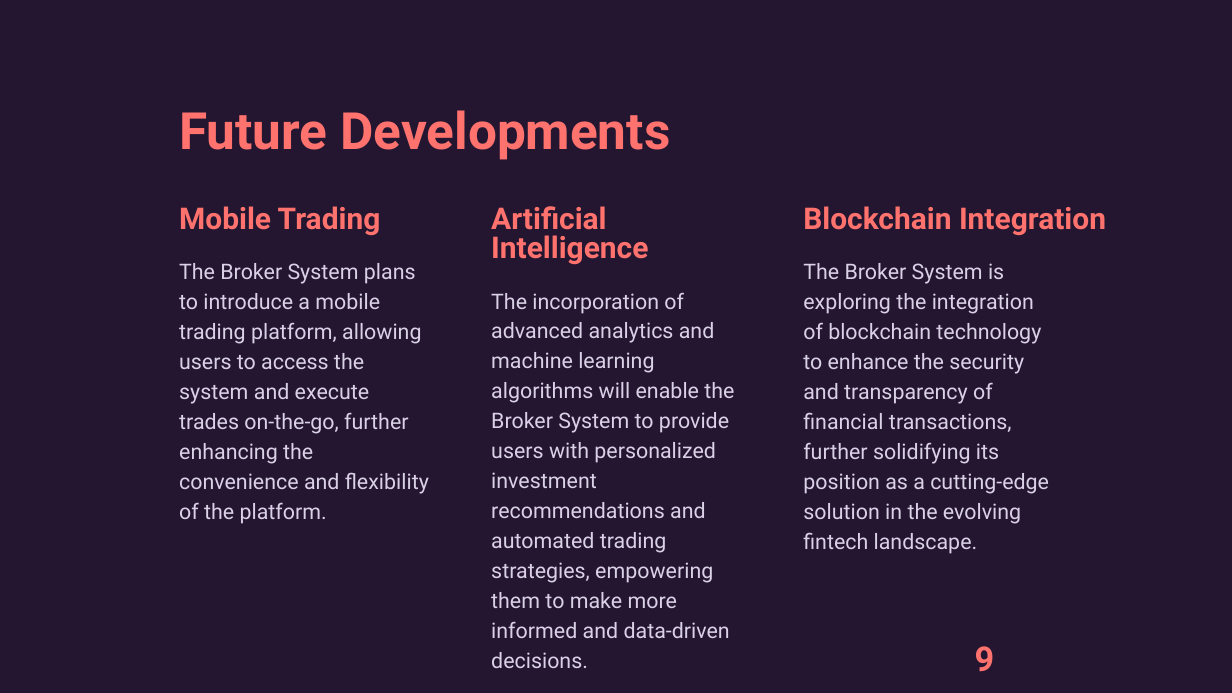
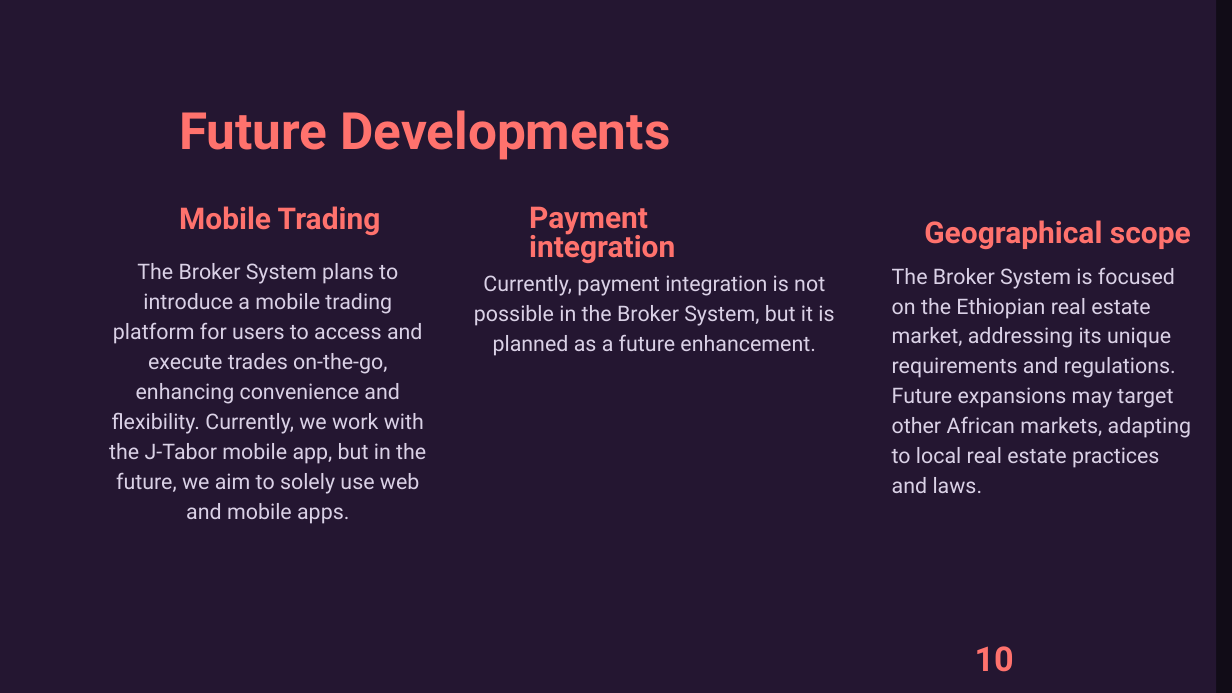
Before and after one commit to WachemoGroupTwo/Broker, a slide deck: slide 10 of geez.pptx (slide 9 before the commit). Drawn at 1232x693 pixels with LibreOffice and Linux fonts; fonts in the diff are those of the drawing. Boxes give left, top, right and bottom in pixels: in the first picture for what was removed or moved away, otherwise in the second. Text is boxed around its words. In the diff, an @@ line names an element or a change of style, - is before the commit and + after.

```diff
--- a/geez.pptx
+++ b/geez.pptx
@@ rectangle: place and size @@
-rectangle at <box>0,0,1232,693</box>
+rectangle at <box>0,0,1216,693</box>
@@ rectangle added at <box>0,0,1232,693</box>, fill #110C17 @@
@@ text at <box>529,206,675,263</box>: text changed @@
-Artificial Intelligence
+Payment integration
@@ text at <box>924,220,1191,250</box>: text changed @@
-Blockchain Integration
+Geographical scope
@@ text at <box>109,263,426,524</box>: text changed @@
-The Broker System plans to introduce a mobile trading platform, allowing users to access the system and execute trades on-the-go, further enhancing the convenience and flexibility of the platform.
+The Broker System plans to introduce a mobile trading platform for users to access and execute trades on-the-go, enhancing convenience and flexibility. Currently, we work with the J-Tabor mobile app, but in the future, we aim to solely use web and mobile apps.
@@ text at <box>892,268,1191,493</box>: text changed @@
-The Broker System is exploring the integration of blockchain technology to enhance the security and transparency of financial transactions, further solidifying its position as a cutting-edge solution in the evolving fintech landscape.
+The Broker System is focused on the Ethiopian real estate market, addressing its unique requirements and regulations. Future expansions may target other African markets, adapting to local real estate practices and laws.
@@ text at <box>474,275,834,356</box>: text changed @@
-The incorporation of advanced analytics and machine learning algorithms will enable the Broker System to provide users with personalized investment recommendations and automated trading strategies, empowering them to make more informed and data-driven decisions.
+Currently, payment integration is not possible in the Broker System, but it is planned as a future enhancement.
@@ page number at <box>975,646,1014,672</box>: text changed @@
-9
+10
```
Also in this commit, not shown: 8 other slides changed, 1 slide added.
